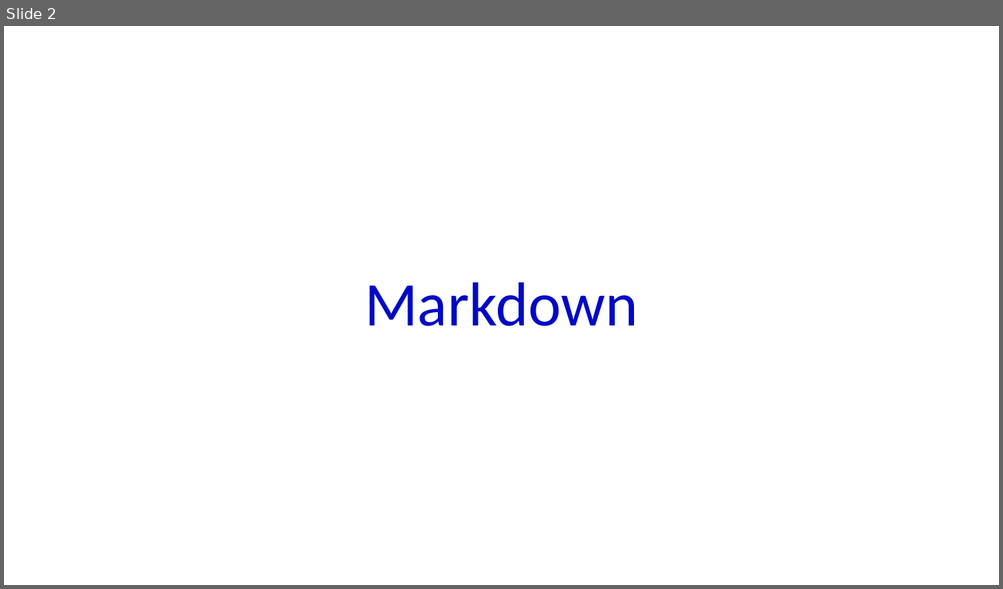
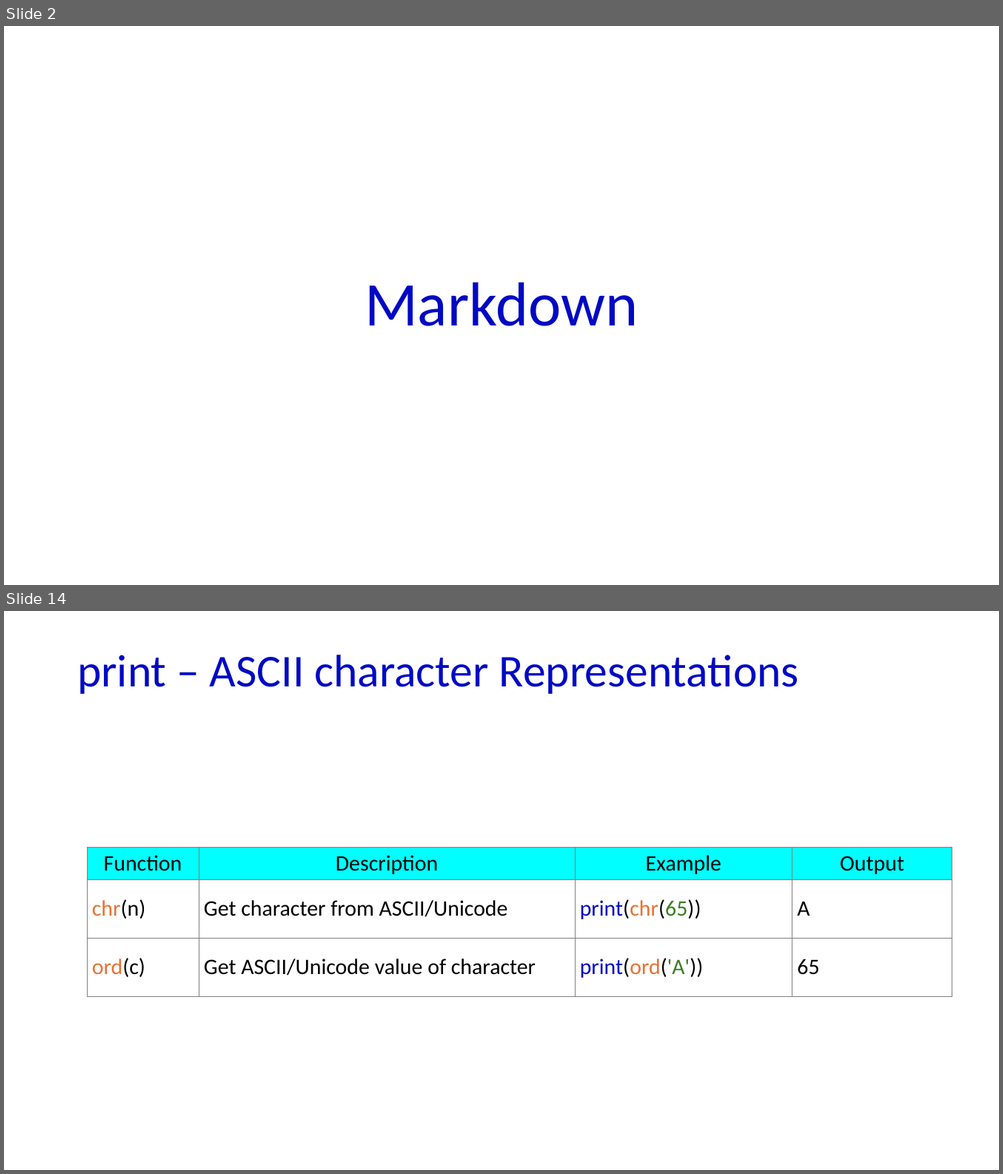
Before and after one commit to marslearnings/Machine-Learning-With-Python, a slide deck: ppt/Python.pptx. Shown one above the other, each under a label of ours: slide 2 before the commit, slides 2 and 14 after it; the slides between them are not shown. The pictures are 1003x589 and 1003x1174 pixels, drawn with LibreOffice and Linux fonts; fonts in the diff are those of the drawing. Boxes give left, top, right and bottom in pixels: in the first picture for what was removed or moved away, otherwise in the second. Text is boxed around its words. In the diff, an @@ line names an element or a change of style, - is before the commit and + after.

Commit message:
added new concept print statements

```diff
--- a/ppt/Python.pptx
+++ b/ppt/Python.pptx
@@ slide 14 added at <box>4,611,999,1170</box>, background #FFFFFF @@
@@ title added at <box>77,655,799,694</box>, 66 pt, text #0009C4 @@
+print – ASCII character Representations
@@ table added at <box>87,848,953,997</box>, 3 rows, 4 columns @@
+Function | Description | Example | Output
+chr(n) | Get character from ASCII/Unicode | print(chr(65)) | A
+ord(c) | Get ASCII/Unicode value of character | print(ord('A')) | 65
```
Also in this commit, not shown: 10 other slides added, 4 other files.
